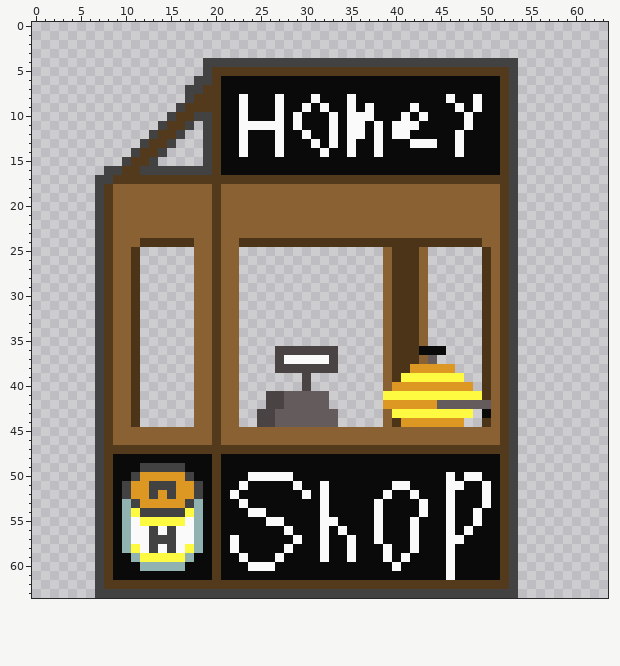
Pixel-art sprite -- assets/sprites/honey_shop.png. Above is the file before it was changed.
The file is 64x64 pixels.
The same view after the edit:
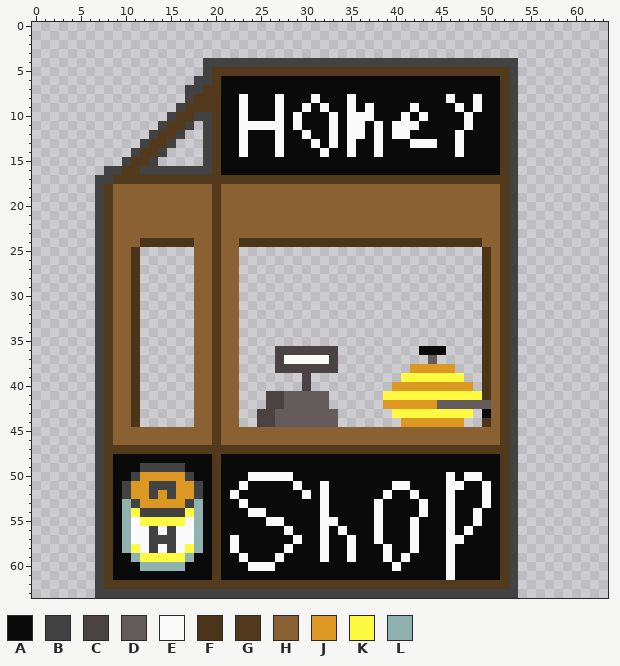
Palette (. is transparent): A #0b0a0a  B #424242  C #494343  D #645c5c  E #fafafa  F #4c3419  G #543a1c  H #8a6133  J #dc9823  K #fdfa41  L #90b3b1
Log entry: add shop node and fix beehive
The edit:
Changed rows in their new state; - is an unchanged pixel.
first column x 39:
25 .....
26 .....
27 .....
28 .....
29 .....
30 .....
31 .....
32 .....
33 .....
34 .....
35 .....
36 ....-
37 .....
38 ...--
39 ..---
40 .----
43 .----
44 ..---
Changed places in both pictures, as pixel boxes (x1, y1, x2, y2):
erased: (383, 247, 428, 427)
